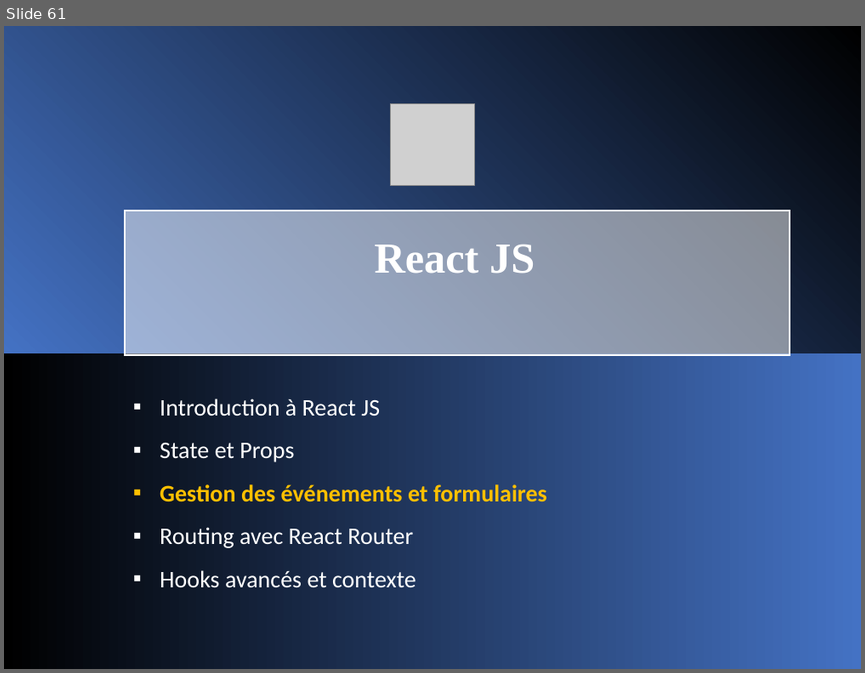
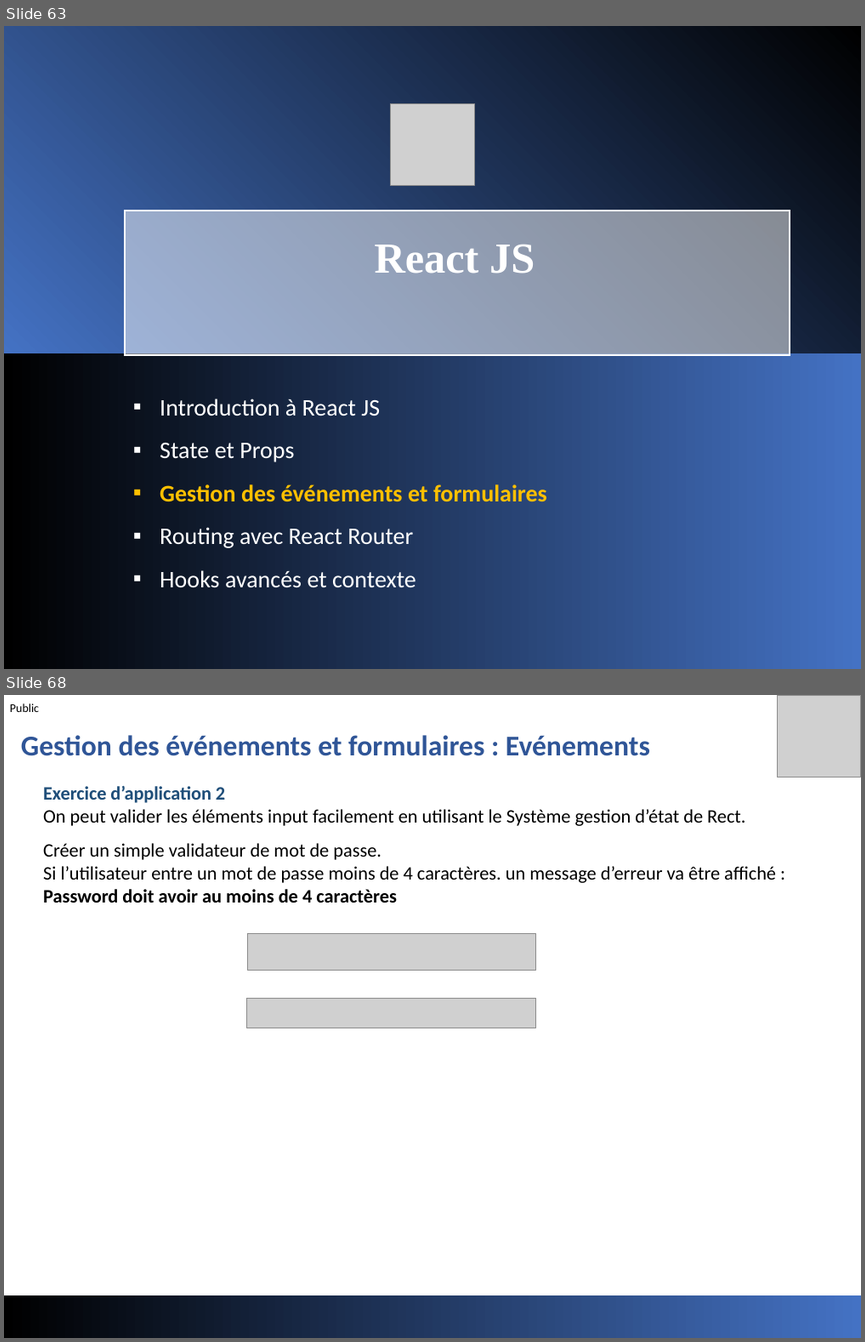
Before and after one commit to jeouit/REACT, a slide deck: Formation Front-V1-4.pptx. Shown one above the other, each under a label of ours: slide 61 before the commit, slides 63 and 68 after it; the slides between them are not shown. The pictures are 865x673 and 865x1342 pixels, drawn with LibreOffice and Linux fonts; fonts in the diff are those of the drawing; grey boxes stand for pictures. Boxes give left, top, right and bottom in pixels: in the first picture for what was removed or moved away, otherwise in the second. Text is boxed around its words. In the diff, an @@ line names an element or a change of style, - is before the commit and + after.

```diff
--- a/Formation Front-V1-4.pptx
+++ b/Formation Front-V1-4.pptx
@@ slide 68 added at [4, 695, 861, 1338], background #FFFFFF @@
@@ text added at [10, 703, 39, 712], 10 pt, text #000000 @@
+Public
@@ picture added at [777, 695, 861, 777] @@
@@ text added at [21, 735, 650, 756], 24 pt, text #2F5597, bold @@
+Gestion des événements et formulaires : Evénements
@@ text added at [43, 786, 776, 902], 16 pt, text #000000 @@
+Exercice d’application 2
+On peut valider les éléments input facilement en utilisant le Système gestion d’état de Rect.
+Créer un simple validateur de mot de passe.
+Si l’utilisateur entre un mot de passe moins de 4 caractères. un message d’erreur va être affiché : Password doit avoir au moins de 4 caractères
@@ picture added at [247, 934, 536, 970] @@
@@ picture added at [246, 998, 536, 1027] @@
@@ rectangle added at [4, 1296, 861, 1338], fill gradient #000000 to #4472C4 @@
@@ what was slide 61 is now slide 63 @@
```
Also in this commit, not shown: 25 other slides added, 1 other file.
